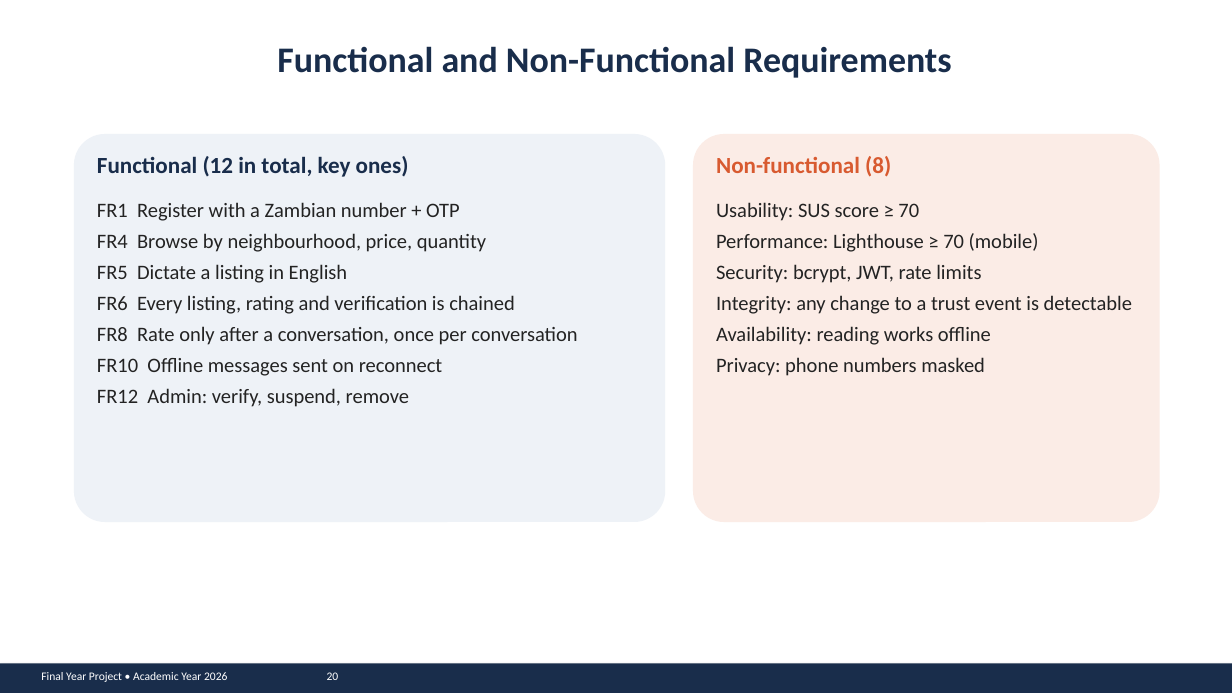
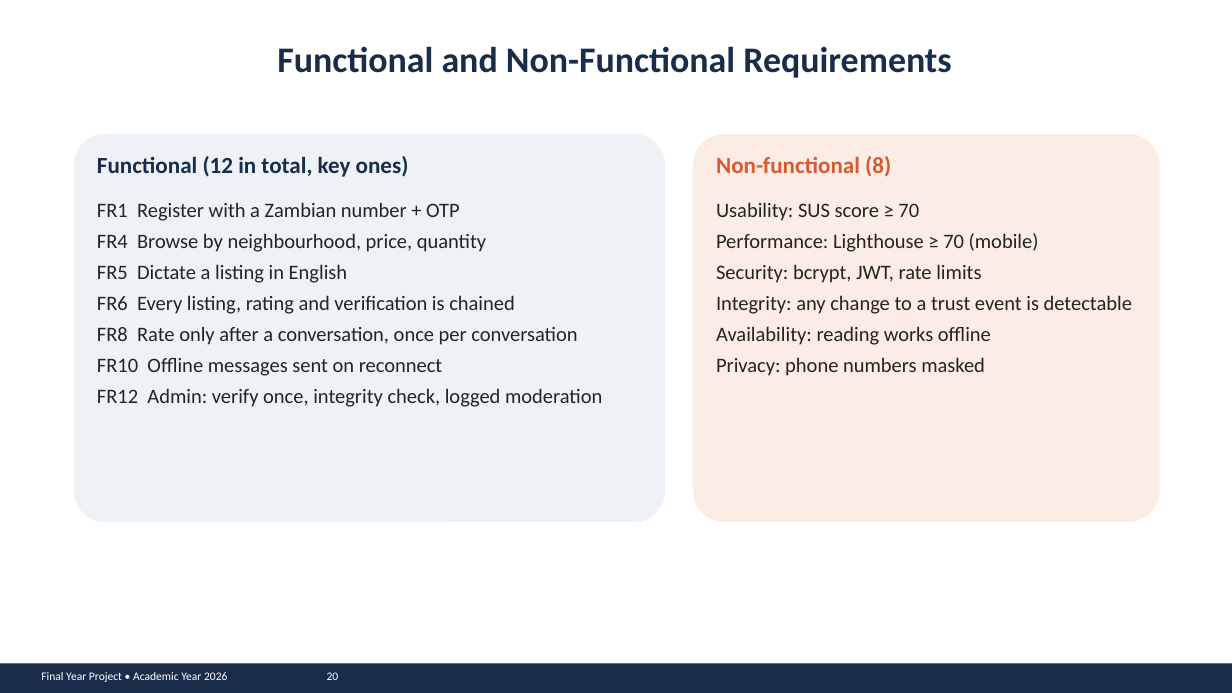
Before and after one commit to john-chola/ZamMarket, a slide deck: slide 20 of docs/presentation/ZamMarket_Presentation.pptx. Drawn at 1232x693 pixels with LibreOffice and Linux fonts; fonts in the diff are those of the drawing. Boxes give left, top, right and bottom in pixels: in the first picture for what was removed or moved away, otherwise in the second. Text is boxed around its words. In the diff, an @@ line names an element or a change of style, - is before the commit and + after.

```diff
--- a/docs/presentation/ZamMarket_Presentation.pptx
+++ b/docs/presentation/ZamMarket_Presentation.pptx
@@ text at (97, 388, 602, 407): text changed @@
-FR12 Admin: verify, suspend, remove
+FR12 Admin: verify once, integrity check, logged moderation
```
Also in this commit, not shown: 12 other slides changed, 1 other file.
